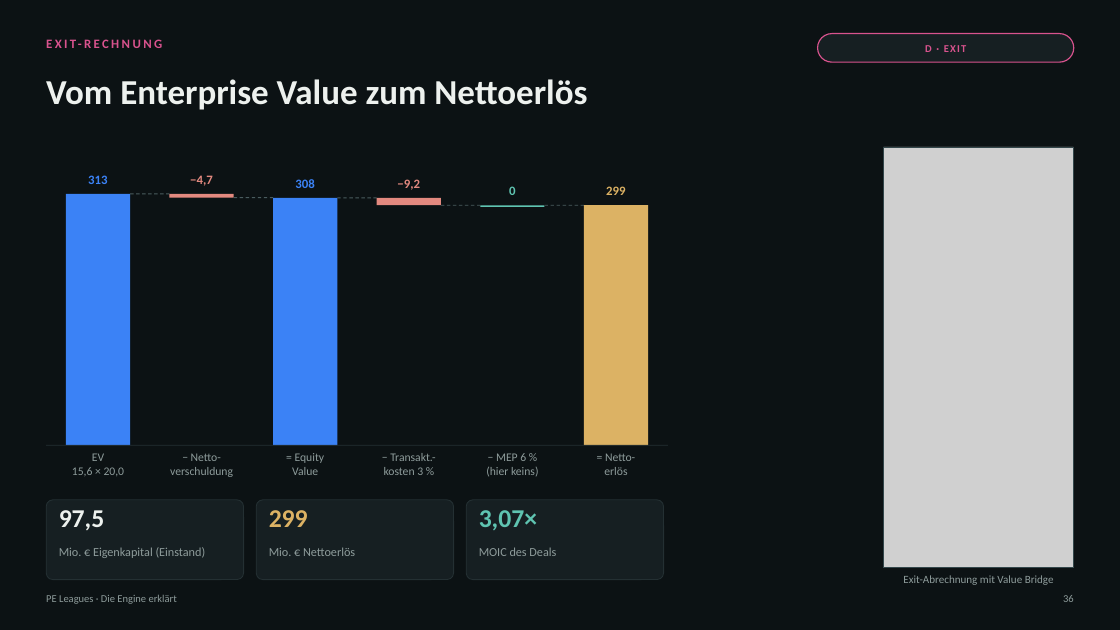
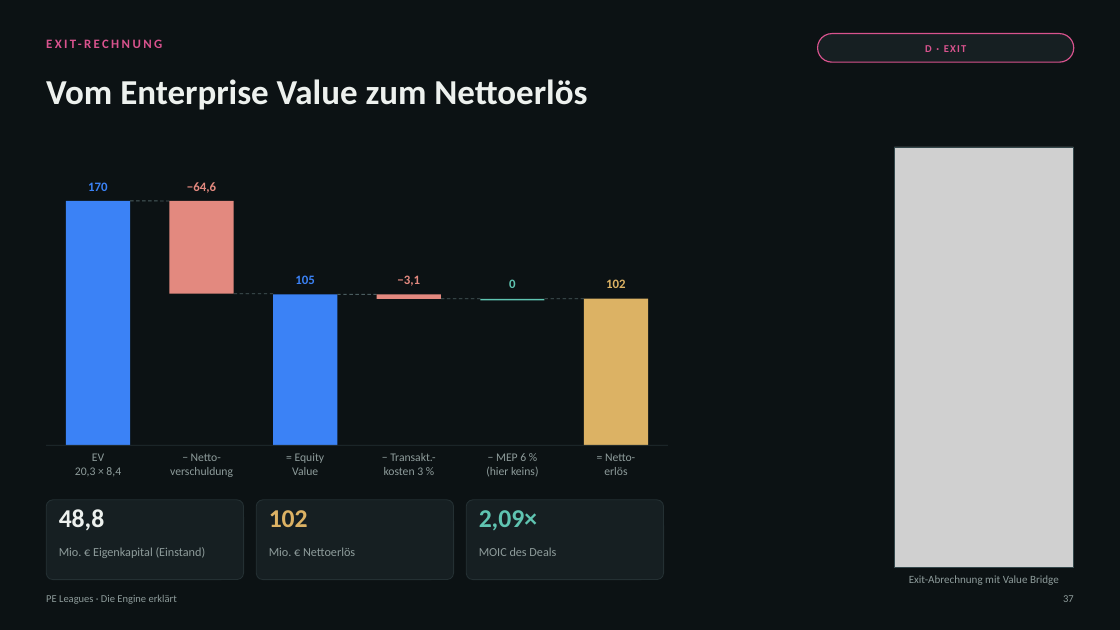
Before and after one commit to thematicum-dev/pe-leagues, a slide deck: slide 37 of docs/lehrmaterial/PE-Leagues_Engine-erklaert.pptx (slide 36 before the commit). Drawn at 1120x630 pixels with LibreOffice and Linux fonts; fonts in the diff are those of the drawing; grey boxes stand for pictures. Boxes give left, top, right and bottom in pixels: in the first picture for what was removed or moved away, otherwise in the second. Text is boxed around its words. In the diff, an @@ line names an element or a change of style, - is before the commit and + after.

```diff
--- a/docs/lehrmaterial/PE-Leagues_Engine-erklaert.pptx
+++ b/docs/lehrmaterial/PE-Leagues_Engine-erklaert.pptx
@@ picture resized from (x1=884, y1=147, x2=1074, y2=567) to (x1=895, y1=147, x2=1074, y2=567) @@
@@ rectangle resized from (x1=884, y1=147, x2=1074, y2=567) to (x1=895, y1=147, x2=1074, y2=567) @@
@@ rectangle resized from (x1=66, y1=194, x2=129, y2=445) to (x1=66, y1=201, x2=129, y2=445) @@
@@ text at (x1=88, y1=182, x2=108, y2=191): text changed @@
-313
+170
@@ line moved from (130, 194) - (170, 194) to (130, 201) - (170, 201) @@
@@ rectangle resized from (x1=170, y1=194, x2=234, y2=197) to (x1=170, y1=201, x2=234, y2=293) @@
@@ text at (x1=187, y1=182, x2=216, y2=193): text changed @@
-−4,7
+−64,6
@@ 4 lines, 1 text, 1 rectangle moved together from (x1=234, y1=186, x2=584, y2=207) to (x1=234, y1=279, x2=584, y2=301) @@
@@ rectangle resized from (x1=273, y1=198, x2=337, y2=445) to (x1=273, y1=294, x2=337, y2=445) @@
@@ text at (x1=295, y1=275, x2=315, y2=284): text changed @@
-308
+105
@@ rectangle resized from (x1=376, y1=198, x2=440, y2=206) to (x1=376, y1=294, x2=440, y2=298) @@
@@ text at (x1=397, y1=275, x2=420, y2=286): text changed @@
-−9,2
+−3,1
@@ rectangle resized from (x1=584, y1=205, x2=648, y2=445) to (x1=584, y1=299, x2=648, y2=445) @@
@@ text at (x1=606, y1=279, x2=626, y2=288): text changed @@
-299
+102
@@ text at (x1=75, y1=467, x2=121, y2=476): text changed @@
-15,6 × 20,0
+20,3 × 8,4
@@ text at (x1=59, y1=509, x2=105, y2=530): text changed @@
-97,5
+48,8
@@ text at (x1=269, y1=510, x2=308, y2=527): text changed @@
-299
+102
@@ text at (x1=479, y1=510, x2=537, y2=530): text changed @@
-3,07×
+2,09×
@@ text "Exit-Abrechnung mit Value Bridge" moved from (x1=903, y1=575, x2=1054, y2=585) to (x1=909, y1=575, x2=1059, y2=585) @@
@@ text at (x1=1063, y1=595, x2=1074, y2=602): text changed @@
-36
+37
```
Also in this commit, not shown: 34 other slides changed, 2 slides added, 1 slide removed, 2 other files.
